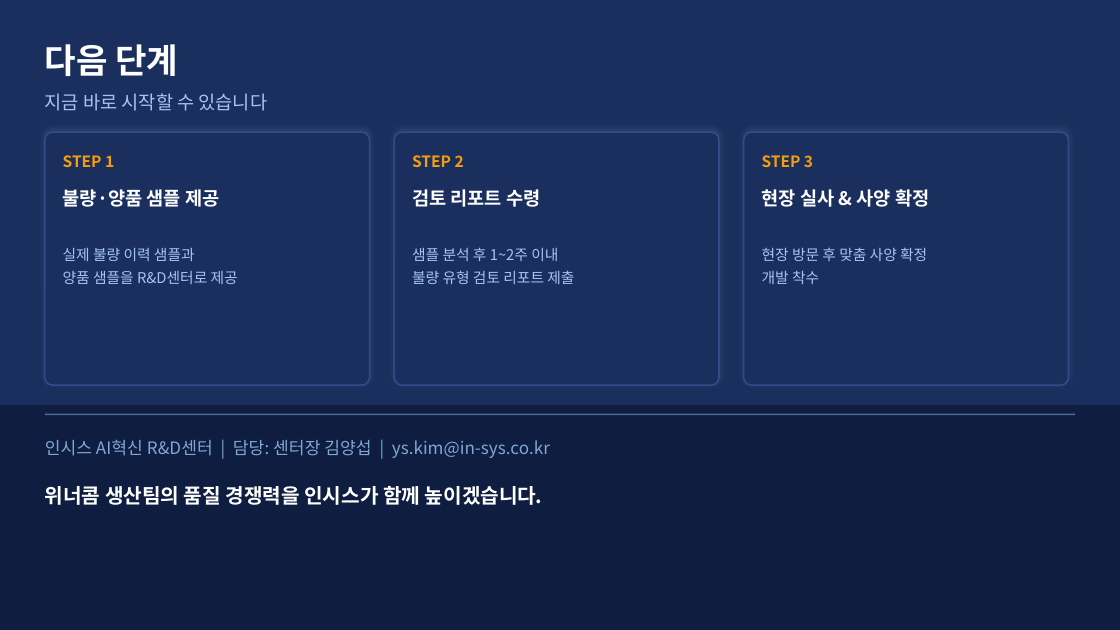
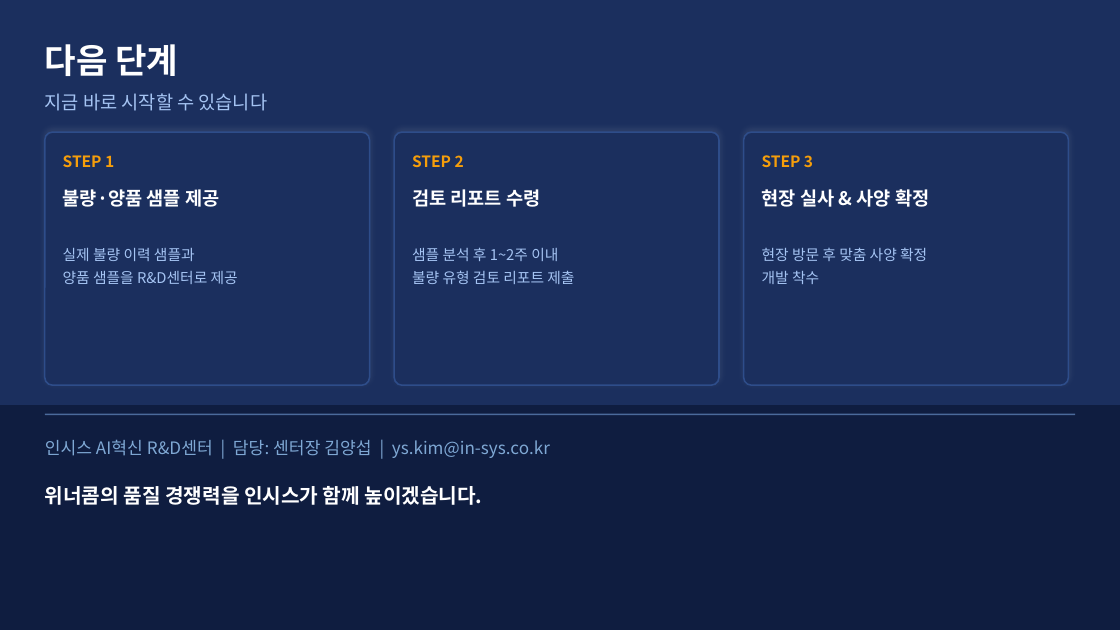
Before and after one commit to Insys-HQ/Insys-review, a slide deck: slide 12 of winnercomb.pptx. Drawn at 1120x630 pixels with LibreOffice and Linux fonts; fonts in the diff are those of the drawing. Boxes give left, top, right and bottom in pixels: in the first picture for what was removed or moved away, otherwise in the second. Text is boxed around its words. In the diff, an @@ line names an element or a change of style, - is before the commit and + after.

Commit message:
Update winnercomb.pptx - remove 생산팀 from 위너콤

```diff
--- a/winnercomb.pptx
+++ b/winnercomb.pptx
@@ text at (45,486,483,505): text changed @@
-위너콤 생산팀의 품질 경쟁력을 인시스가 함께 높이겠습니다.
+위너콤의 품질 경쟁력을 인시스가 함께 높이겠습니다.
```
Also in this commit, not shown: 1 other slide changed.
